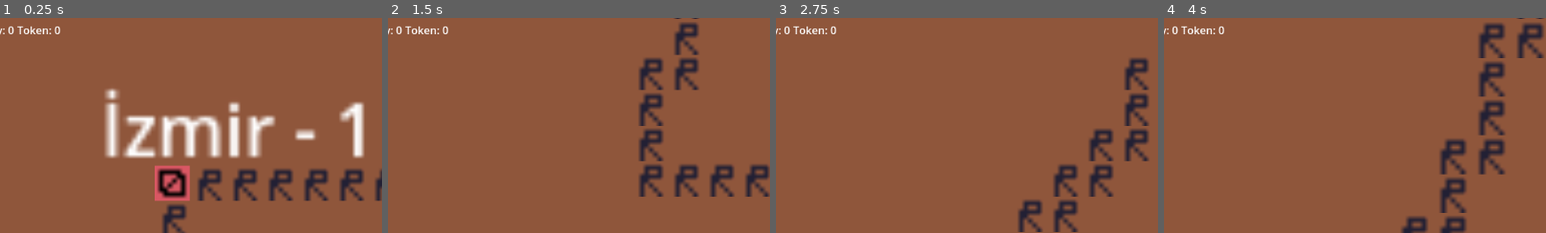
Above: before the commit, frames 1-4 (left to right).
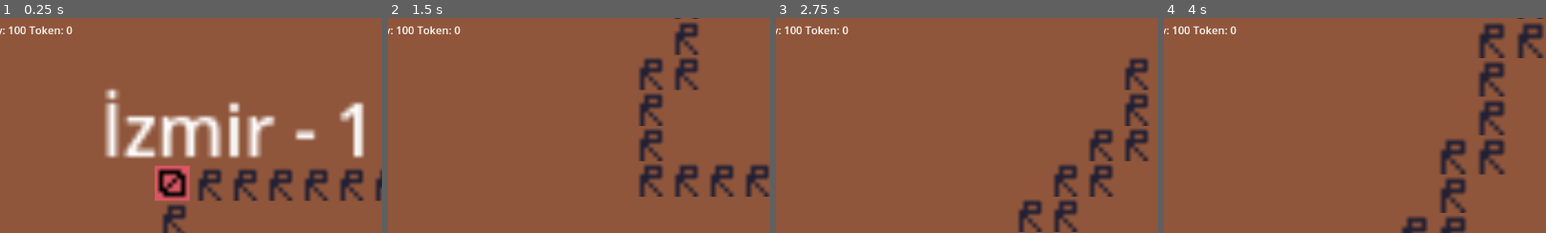
Above: after the commit, the same moments.

Repository: yigitozdemir/GLorryCorp
Game: Godot game, scene res://scenes/main_scenes/game_scene/game_scene.tscn
Same seed, same stepped clock (60 frames per second), same inputs: the game is played once before the commit and once after it.
Inputs (mouse positions are % of the whole screen's width and height, from its top left):
- Up to frame 1 (0.25 s): no input
- Up to frame 2 (1.5 s): tap Enter at 0.5 s; move the mouse to (72, 45) at 0.52 s; hold S (camera_move_down) 0.53-1.28 s; move the mouse to (30, 55) at 1.27 s; tap A (camera_move_left) at 1.35 s
- Up to frame 3 (2.75 s): tap Space at 2 s; move the mouse to (60, 28) at 2.02 s; hold D (camera_move_right) from 2.03 s (still down)
- Up to frame 4 (4 s): move the mouse to (45, 70) at 2.77 s; release D (camera_move_right) at 2.78 s; tap W (camera_move_up) at 2.85 s; tap Enter at 3.5 s; move the mouse to (80, 65) at 3.52 s; tap Mouse wheel up (camera_zoom_in) at 3.6 s
The pictures show only the part of the screen within x 4-54%, y 0-50%; the shares and areas given below are measured in that part.

The runs differ from the first frame. In frame 1, 0.4% of the frame differs, in the area x 2-19%, y 3-8%; in frame 2, 0.4%; in frame 3, 0.4%; in frame 4, 0.4%.

Commit message:
39 Create a data structure to add accounting ledger

Diff:
--- a/scenes/main_scenes/game_scene/game_scene.tscn
+++ b/scenes/main_scenes/game_scene/game_scene.tscn
@@ -6,6 +6,7 @@
 [ext_resource type="Script" path="res://scenes/main_scenes/game_scene/TileMap.gd" id="2_154vo"]
 [ext_resource type="PackedScene" uid="uid://b8io5fefixib7" path="res://scenes/main_scenes/time_manager/time_manager.tscn" id="2_oesa2"]
 [ext_resource type="Script" path="res://scenes/main_scenes/game_scene/Camera2D.gd" id="2_pd0ve"]
+[ext_resource type="PackedScene" uid="uid://04yynm2jnka6" path="res://scenes/main_scenes/ledger/ledger.tscn" id="2_y6l7s"]
 [ext_resource type="Script" path="res://resources/City.gd" id="3_hdiht"]
 
 [sub_resource type="NavigationPolygon" id="NavigationPolygon_e275a"]
@@ -119,6 +120,8 @@
 date_label = NodePath("ui_canvas/CenterContainer/Label")
 container_lorry = NodePath("container_lorry")
 
+[node name="ledger" parent="." instance=ExtResource("2_y6l7s")]
+
 [node name="time_manager" parent="." instance=ExtResource("2_oesa2")]
 
 [node name="player_resources" type="Node" parent="." node_paths=PackedStringArray("money_val_label", "token_val_label")]
--- a/scenes/main_scenes/game_scene/player_resources.gd
+++ b/scenes/main_scenes/game_scene/player_resources.gd
@@ -4,8 +4,13 @@
 @export var money_val_label: Label
 @export var token_val_label: Label
 
+enum ChangeType {
+	Income=1,
+	Expense=2
+}
+
 ## amount of money player has
-var _money: int = 100: get = get_money, set = set_money
+var _money: int = 0: get = get_money, set = set_money
 ## special token is like money but more valuable as problem solver
 var _token: int = 5: get = get_token, set = set_token
 func get_token() -> int:
@@ -17,6 +22,29 @@
 func get_money() -> int:
 	return _money
 func set_money(val: int) -> void:
+	var ct: ChangeType
+	var amount: int
+	var date: String
+	if _money < val:
+		ct = ChangeType.Income
+		amount = val - get_money()
+		date = get_time_manager().current_date
+	else:
+		ct = ChangeType.Expense
+		amount = val - get_money()
+		date = get_time_manager().current_date
+	update_ledger(date, amount, ct)
 	_money = val
 	print("Money updated: " + str(_money))
 	money_val_label.text = str(_money)
+func _ready():
+	set_money(100)
+## adds the new entry to ledger
+func update_ledger(date: String, amount: int, change: ChangeType)->void:
+	get_ledger().add_entry({"date": date, "amount": amount, "ie": change})
+	pass
+## get ledger of the game
+func get_ledger() -> ledger:
+	return get_tree().root.get_node("game_scene/ledger")
+func get_time_manager() -> time_manager:
+	return get_tree().root.get_node("game_scene/time_manager")
--- /dev/null
+++ b/scenes/main_scenes/ledger/ledger.gd
@@ -0,0 +1,15 @@
+extends Node
+class_name ledger
+## {date: date, amount: 5, ie: i}
+## {date: date, amount: 5, ie: e}
+@export var _data: Array[Dictionary] = []: get = get_data, set = set_data
+
+## add new accounting data to existing entries
+func add_entry(new_entry) -> void:
+	print("New Entry: " + str (new_entry))
+	_data.append(new_entry)
+	pass
+func get_data() -> Array:
+	return _data
+func set_data(d: Array) -> void:
+	_data = d
--- /dev/null
+++ b/scenes/main_scenes/ledger/ledger.tscn
@@ -0,0 +1,6 @@
+[gd_scene load_steps=2 format=3 uid="uid://04yynm2jnka6"]
+
+[ext_resource type="Script" path="res://scenes/main_scenes/ledger/ledger.gd" id="1_udjnd"]
+
+[node name="ledger" type="Node"]
+script = ExtResource("1_udjnd")
--- a/scenes/main_scenes/time_manager/time_manager.gd
+++ b/scenes/main_scenes/time_manager/time_manager.gd
@@ -1,4 +1,5 @@
 extends Node
+class_name time_manager
 
 @export var day_interval: float
 const SECONDS_PER_DAY: int = 60 * 60 * 24
Not shown, changed: TODOList.txt
Not shown: 1 places in scenes/main_scenes/game_scene/game_scene.tscn that only renumber resources
